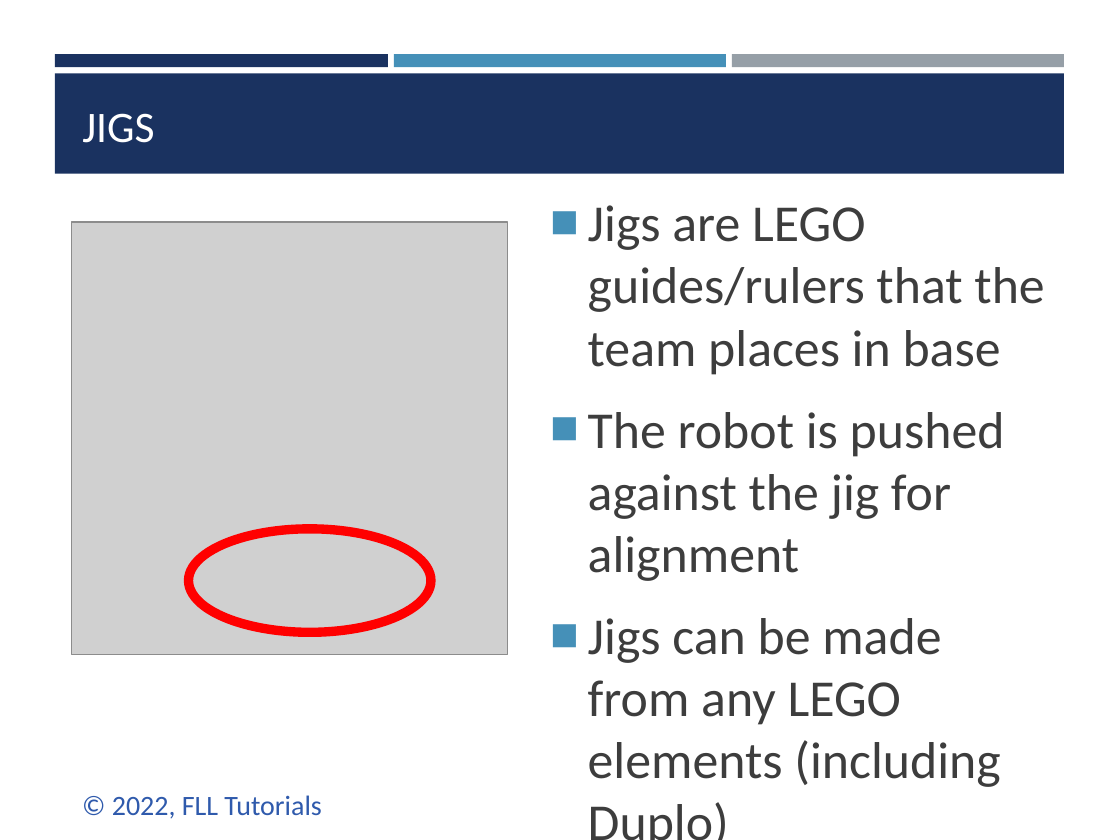
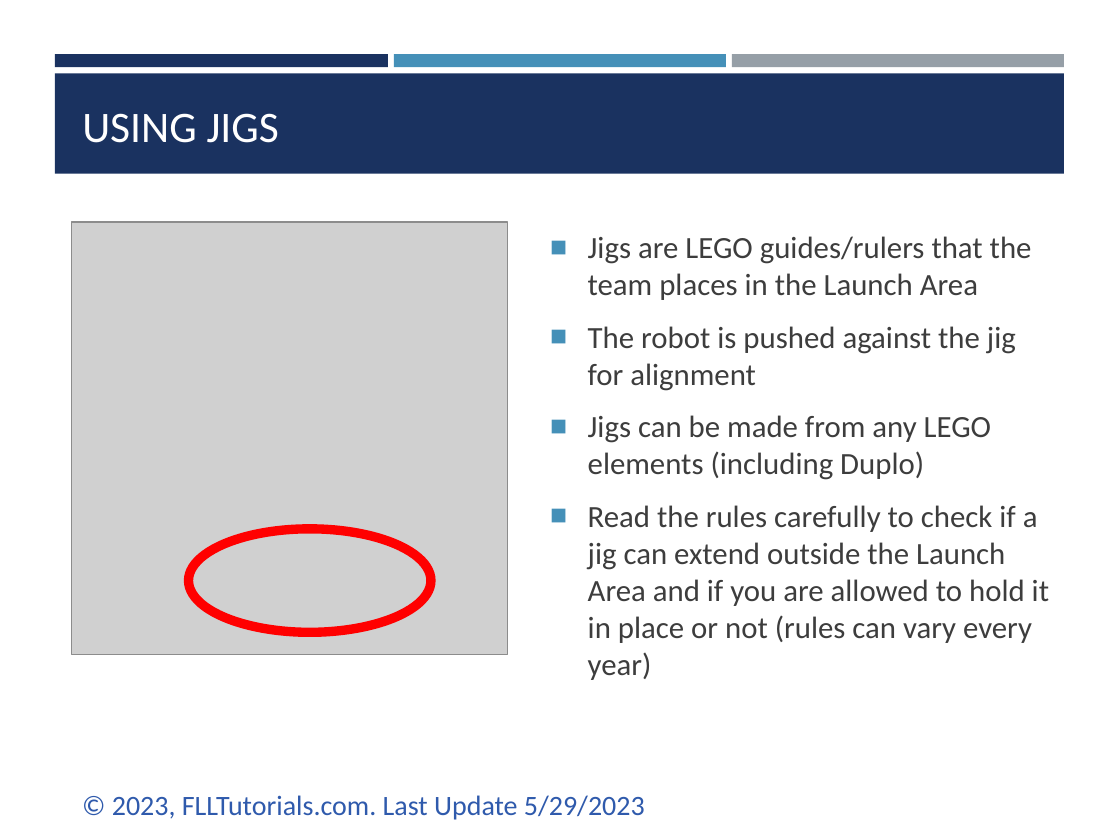
Before and after one commit to ev3lessons/FLL-Tutorials, a slide deck: slide 4 of translations/en-us/RobotGame/AlignInLaunch.pptx. Drawn at 1120x840 pixels with LibreOffice and Linux fonts; fonts in the diff are those of the drawing; grey boxes stand for pictures. Boxes give left, top, right and bottom in pixels: in the first picture for what was removed or moved away, otherwise in the second. Text is boxed around its words. In the diff, an @@ line names an element or a change of style, - is before the commit and + after.

Commit message:
Updated all Robot Design lessons

```diff
--- a/translations/en-us/RobotGame/AlignInLaunch.pptx
+++ b/translations/en-us/RobotGame/AlignInLaunch.pptx
@@ title at (x1=82, y1=113, x2=279, y2=143): text changed @@
-JIGS
+USING JIGS
@@ text "Jigs are LEGO guides/rulers that ..." moved from (x1=588, y1=205, x2=1044, y2=725) to (x1=588, y1=236, x2=1049, y2=680) @@
@@ text at (x1=588, y1=236, x2=1032, y2=300): text changed; size 33.3 to 19.8 pt @@
-■ Jigs are LEGO guides/rulers that the team places in base
+■ Jigs are LEGO guides/rulers that the team places in the Launch Area
@@ text at (x1=588, y1=326, x2=1016, y2=480): size 33.3 to 19.8 pt in "The robot is pushed against the jig ...", "Jigs can be made from any LEGO ..."; less space between paragraphs @@
@@ text at (x1=588, y1=505, x2=1049, y2=680): paragraph added @@
+■ Read the rules carefully to check if a jig can extend outside the Launch Area and if you are allowed to hold it in place or not (rules can vary every year)
@@ text at (x1=112, y1=795, x2=645, y2=820): text changed @@
-© 2022, FLL Tutorials
+© 2023, FLLTutorials.com. Last Update 5/29/2023
```
Also in this commit, not shown: 4 other slides changed, 35 other files.
